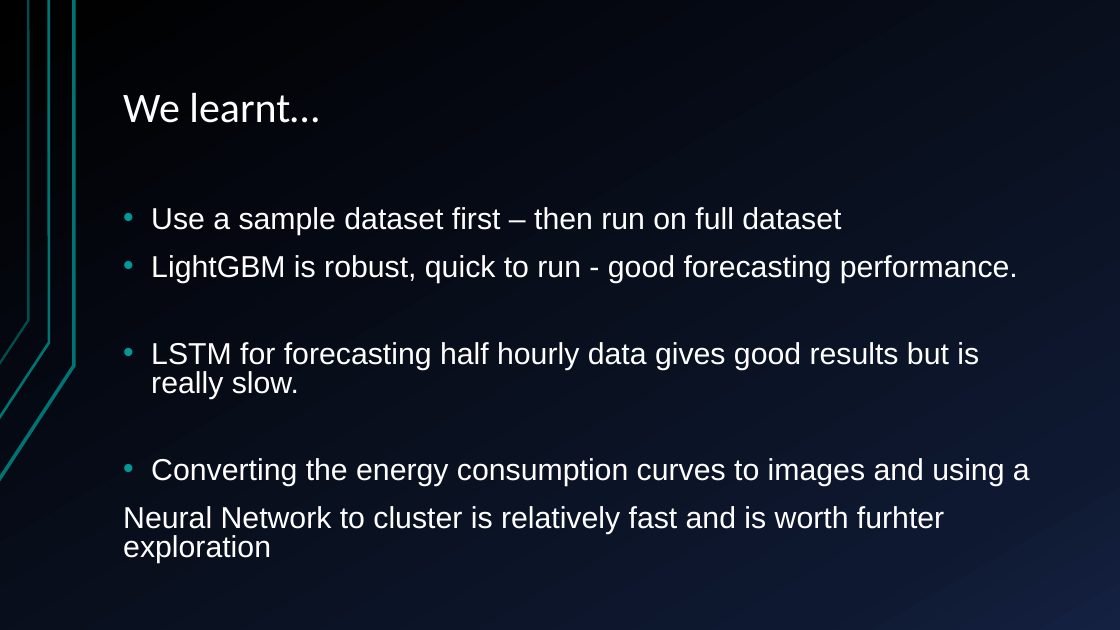
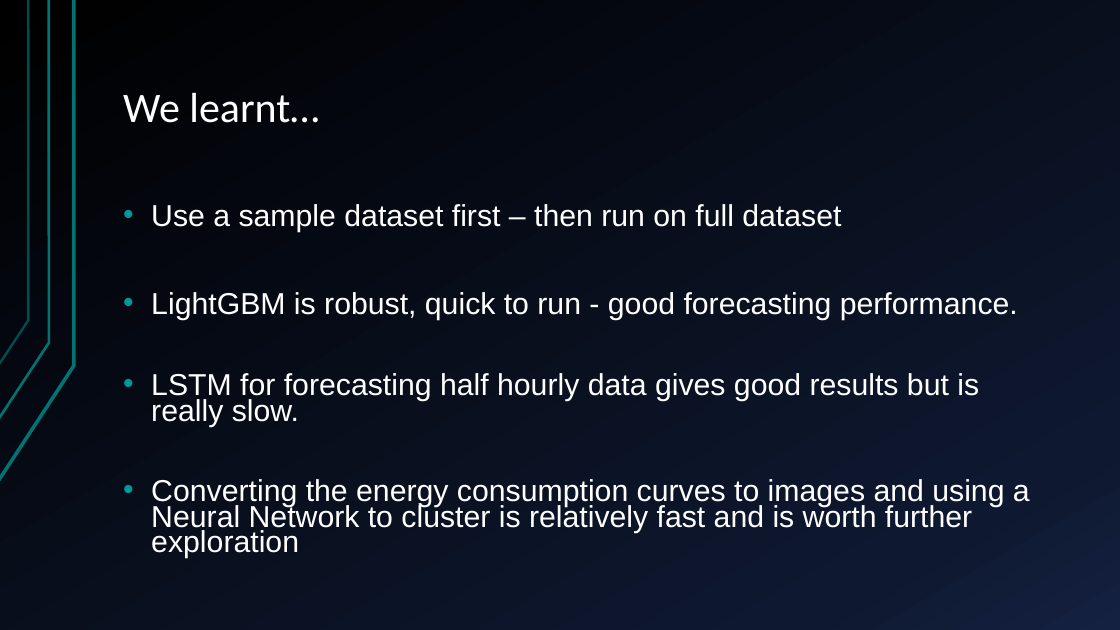
Before and after one commit to sofiary/teamunicornn, a slide deck: slide 8 of Western Power Hack-a-Gig Presentation.pptx. Drawn at 1120x630 pixels with LibreOffice and Linux fonts; fonts in the diff are those of the drawing. Boxes give left, top, right and bottom in pixels: in the first picture for what was removed or moved away, otherwise in the second. Text is boxed around its words. In the diff, an @@ line names an element or a change of style, - is before the commit and + after.

```diff
--- a/Western Power Hack-a-Gig Presentation.pptx
+++ b/Western Power Hack-a-Gig Presentation.pptx
@@ text at [151,204,1018,427]: line spacing 0.8 to 0.7 @@
@@ text at [151,479,1030,558]: text changed @@
-• Converting the energy consumption curves to images and using a
-Neural Network to cluster is relatively fast and is worth furhter exploration
+• Converting the energy consumption curves to images and using a Neural Network to cluster is relatively fast and is worth further exploration
```
Also in this commit, not shown: 5 other slides changed, 2 slides added.
